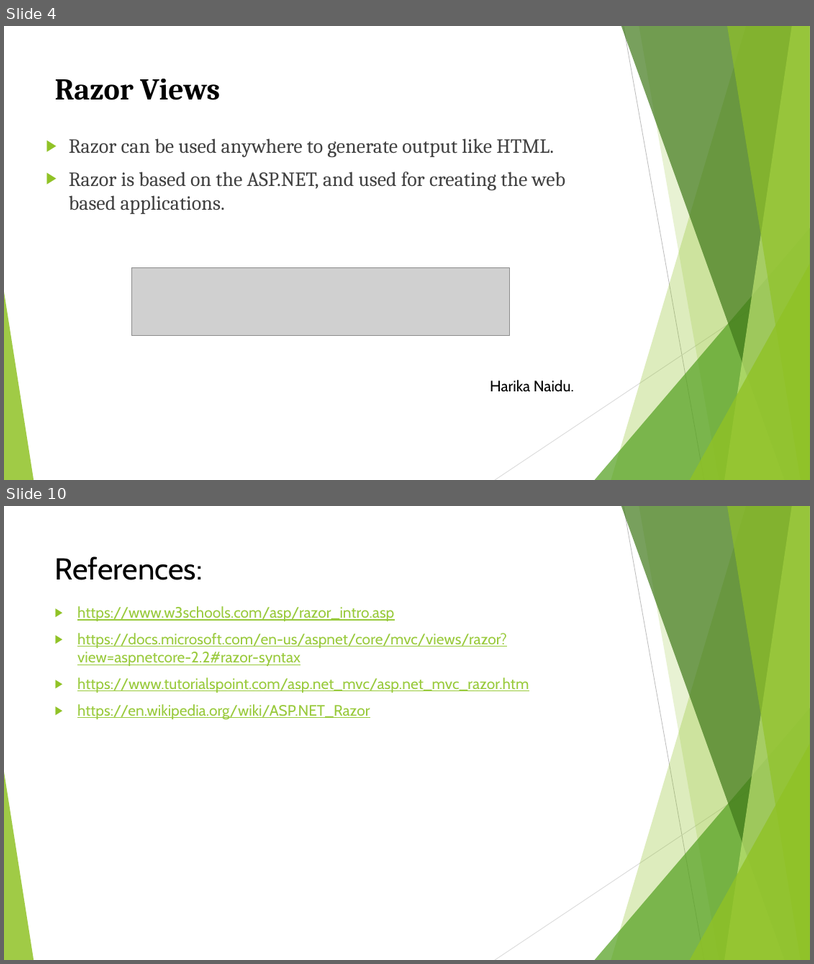
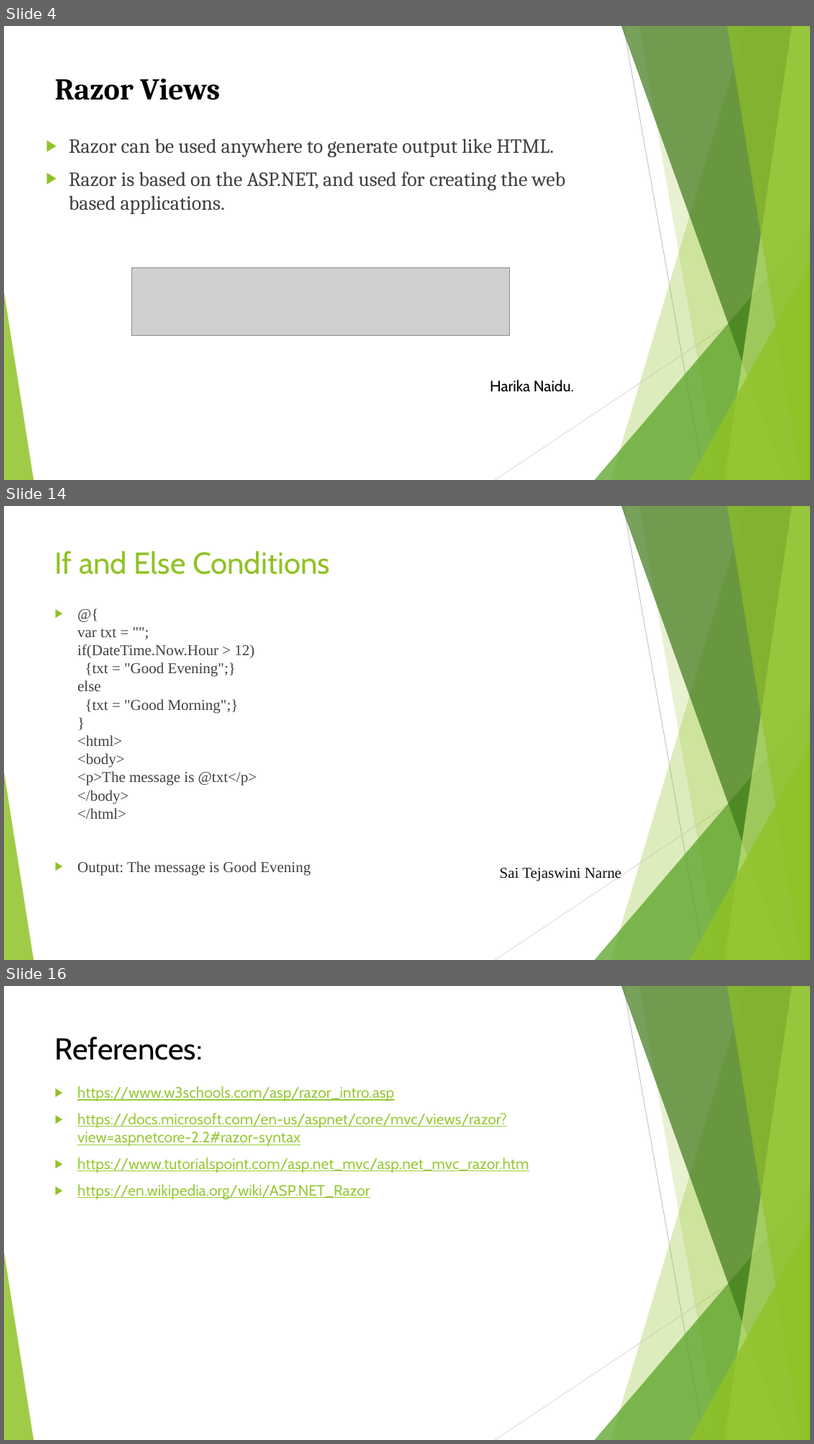
Before and after one commit to Harika1995/Razor-Views, a slide deck: Razor views.pptx. Shown one above the other, each under a label of ours: slides 4 and 10 before the commit, slides 4, 14 and 16 after it; the slides between them are not shown. The pictures are 814x964 and 814x1444 pixels, drawn with LibreOffice and Linux fonts; fonts in the diff are those of the drawing; grey boxes stand for pictures. Boxes give left, top, right and bottom in pixels: in the first picture for what was removed or moved away, otherwise in the second. Text is boxed around its words. In the diff, an @@ line names an element or a change of style, - is before the commit and + after.

```diff
--- a/Razor views.pptx
+++ b/Razor views.pptx
@@ slide 14 added at <box>4,506,810,960</box>, background #FFFFFF; not listed: 10 template elements that a slide beside it also shows @@
@@ title added at <box>55,551,330,574</box>, 36 pt, text #90C226 @@
+If and Else Conditions
@@ text added at <box>77,628,311,875</box>, 18 pt, text #404040 @@
+▶ @{
+  var txt = "";
+  if(DateTime.Now.Hour > 12)
+  {txt = "Good Evening";}
+  else
+  {txt = "Good Morning";}
+  }
+  <html>
+  <body>
+  <p>The message is @txt</p>
+  </body>
+  </html>
+▶ Output: The message is Good Evening
@@ text added at <box>500,867,622,881</box>, 18 pt, text #0D0D0D @@
+Sai Tejaswini Narne
@@ what was slide 10 is now slide 16 @@
```
Also in this commit, not shown: 6 slides changed, 7 other slides added, 2 slides removed.
